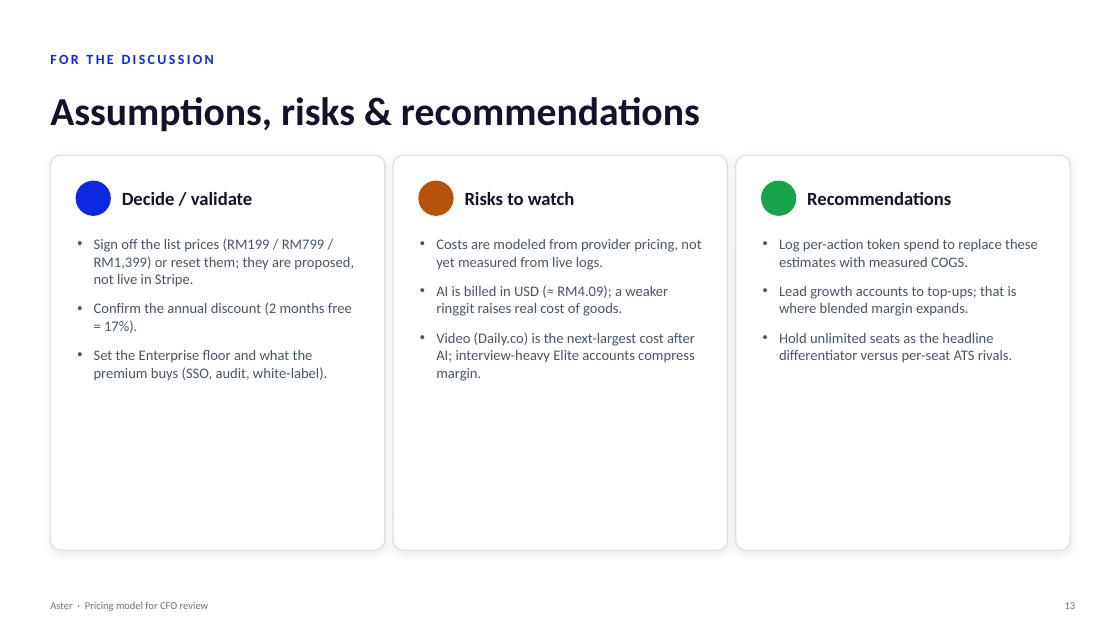
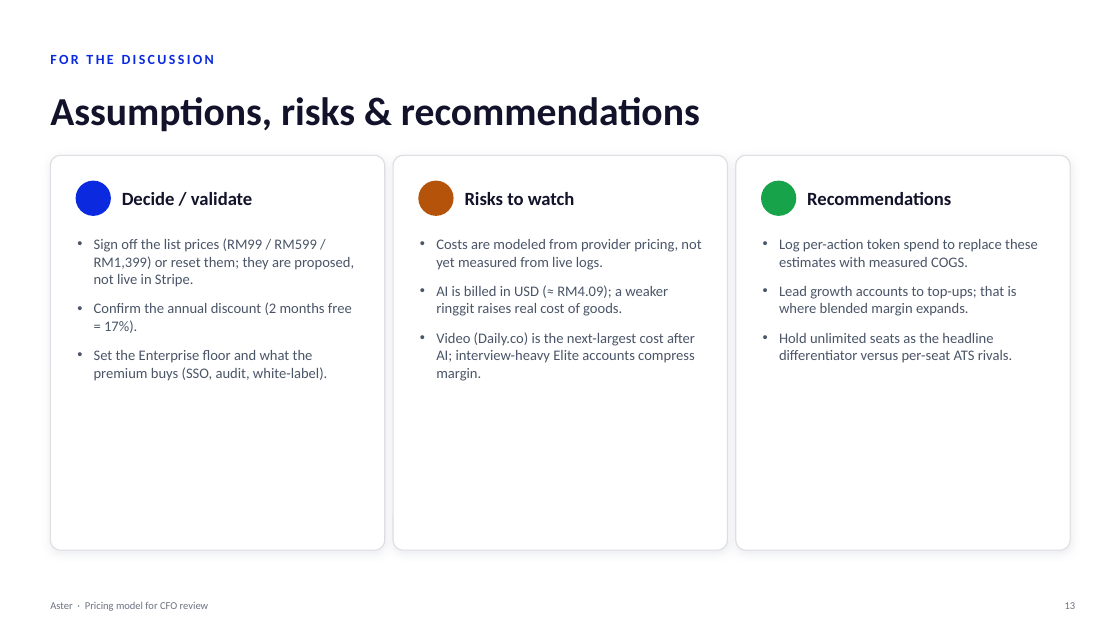
Before and after one commit to shahramly83/aster, a slide deck: slide 13 of docs/aster-pricing-cfo.pptx. Drawn at 1120x630 pixels with LibreOffice and Linux fonts; fonts in the diff are those of the drawing. Boxes give left, top, right and bottom in pixels: in the first picture for what was removed or moved away, otherwise in the second. Text is boxed around its words. In the diff, an @@ line names an element or a change of style, - is before the commit and + after.

```diff
--- a/docs/aster-pricing-cfo.pptx
+++ b/docs/aster-pricing-cfo.pptx
@@ text at [94,238,354,287]: text changed @@
-• Sign off the list prices (RM199 / RM799 / RM1,399) or reset them; they are proposed, not live in Stripe.
+• Sign off the list prices (RM99 / RM599 / RM1,399) or reset them; they are proposed, not live in Stripe.
```
Also in this commit, not shown: 5 other slides changed.
